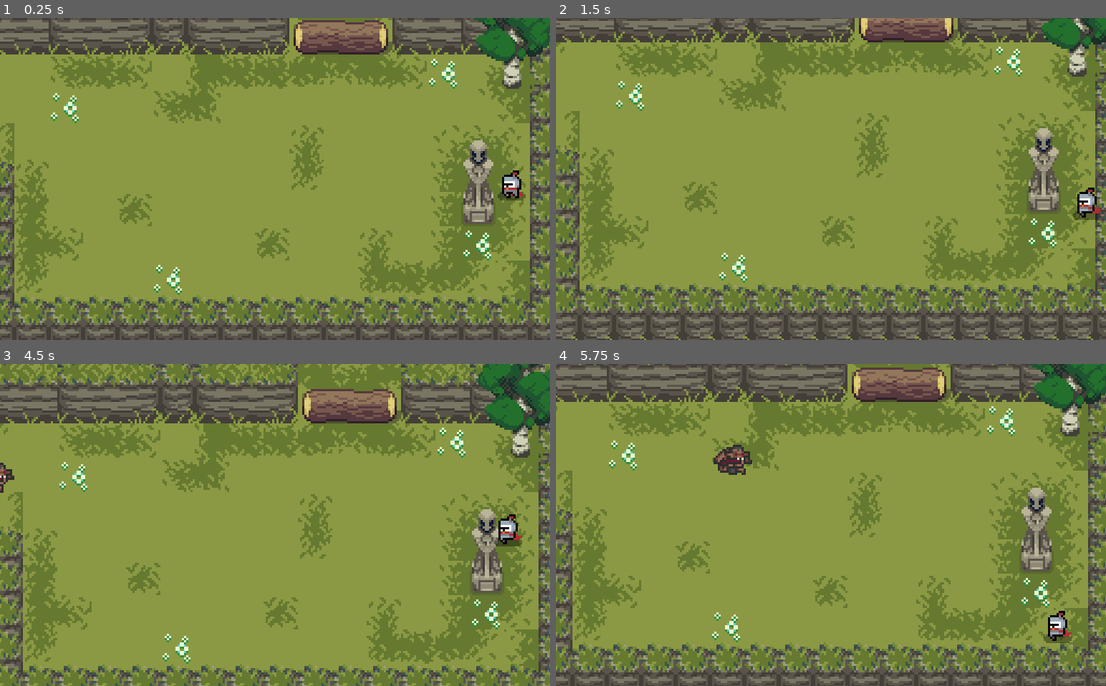
Above: before the commit, frames 1-4 (two rows, left to right).
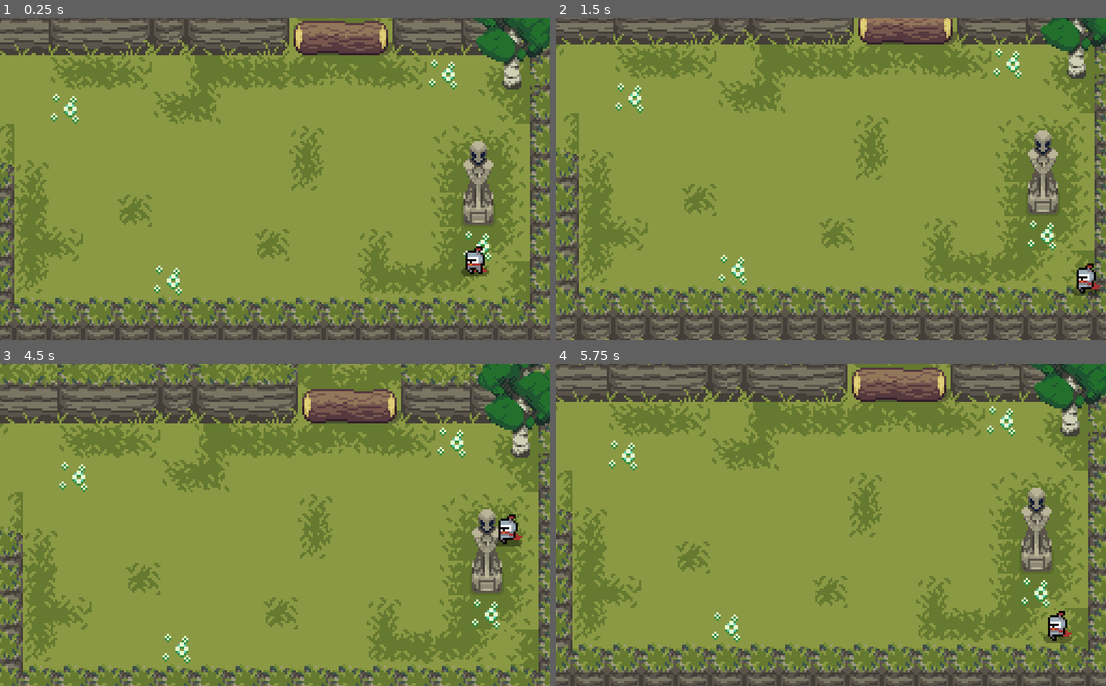
Above: after the commit, the same moments.

Repository: TilokSaha/metroidvania-2023
Game: Godot game, scene res://scenes/main/Map.tscn
The game is run twice, just before and just after one commit, with the same random seed, the same clock (stepped at 60 frames per second) and the same inputs.
Inputs (mouse positions are in pixels of both pictures, inside the frame that each line leads up to):
- Up to frame 1 (0.25 s): no input
- Up to frame 2 (1.5 s): move the mouse to (952, 162) at 0.52 s; press the mouse at (952, 162) at 0.53 s; hold Right (ui_right) 0.53-1.28 s; move the mouse to (721, 195) at 1.27 s; release the mouse at (721, 195) at 1.28 s; hold Down (ui_down) from 1.28 s (still down); tap T (shake) at 1.35 s
- Up to frame 3 (4.5 s): move the mouse to (330, 454) at 2.02 s; release Down (ui_down) at 2.03 s; press the mouse at (330, 454) at 2.03 s; hold Right (ui_right) 2.03-2.78 s; move the mouse to (247, 589) at 2.77 s; release the mouse at (247, 589) at 2.78 s; hold Up (ui_up) 2.78-3.53 s; tap T (shake) at 2.85, 4.35 s; move the mouse to (440, 573) at 3.52 s; press the mouse at (440, 573) at 3.53 s; hold Left (ui_left) from 3.53 s (still down); move the mouse to (110, 476) at 4.27 s; release the mouse at (110, 476) at 4.28 s
- Up to frame 4 (5.75 s): move the mouse to (858, 525) at 5.02 s; release Left (ui_left) at 5.03 s; press the mouse at (858, 525) at 5.03 s; hold Down (ui_down) from 5.03 s (still down)

The runs differ from the first frame. In frame 1, 6.8% of the frame differs, in the area x 0-100%, y 0-99%; in frame 2, 20%, in the area x 0-100%, y 0-100%; in frame 3, 0.1%; in frame 4, 0.5%.

Commit message:
boss idle and start running

Diff:
--- /dev/null
+++ b/entities/enemies/BossStateHalf.gd
@@ -0,0 +1 @@
+extends Node2D
--- a/entities/enemies/ForestBeastBoss.gd
+++ b/entities/enemies/ForestBeastBoss.gd
@@ -1,5 +1,7 @@
 extends Enemy
 
+func _ready():
+	set_physics_process(false)
 
 func _on_HitBox_body_entered(body):
 	if body.has_method("hurt"):
--- a/entities/enemies/ForestBeastBoss.tscn
+++ b/entities/enemies/ForestBeastBoss.tscn
@@ -12,6 +12,8 @@
 [ext_resource path="res://entities/enemies/ForestBossDead.gd" type="Script" id=10]
 [ext_resource path="res://scenes/common/assets/HitEffect.png" type="Texture" id=11]
 [ext_resource path="res://scenes/common/assets/EnemyDeathEffect.png" type="Texture" id=12]
+[ext_resource path="res://entities/enemies/BossStateHalf.gd" type="Script" id=13]
+[ext_resource path="res://entities/enemies/PlayerDetector.gd" type="Script" id=14]
 
 [sub_resource type="RectangleShape2D" id=10]
 extents = Vector2( 8, 6.5 )
@@ -97,6 +99,18 @@
 "method": "queue_free"
 } ]
 }
+tracks/3/type = "value"
+tracks/3/path = NodePath("HitBox/CollisionShape2D:disabled")
+tracks/3/interp = 1
+tracks/3/loop_wrap = true
+tracks/3/imported = false
+tracks/3/enabled = true
+tracks/3/keys = {
+"times": PoolRealArray( 0 ),
+"transitions": PoolRealArray( 1 ),
+"update": 1,
+"values": [ true ]
+}
 
 [sub_resource type="Animation" id=8]
 resource_name = "Idle"
@@ -177,6 +191,18 @@
 "update": 0,
 "values": [ 0 ]
 }
+tracks/3/type = "value"
+tracks/3/path = NodePath("HitBox/CollisionShape2D:disabled")
+tracks/3/interp = 1
+tracks/3/loop_wrap = true
+tracks/3/imported = false
+tracks/3/enabled = true
+tracks/3/keys = {
+"times": PoolRealArray( 0 ),
+"transitions": PoolRealArray( 1 ),
+"update": 0,
+"values": [ true ]
+}
 
 [sub_resource type="Animation" id=11]
 resource_name = "Run"
@@ -427,6 +453,8 @@
 "speed": 5.0
 } ]
 
+[sub_resource type="RectangleShape2D" id=51]
+
 [node name="ForestBeastBoss" instance=ExtResource( 2 )]
 collision_mask = 3
 script = ExtResource( 3 )
@@ -438,7 +466,7 @@
 shape = SubResource( 10 )
 
 [node name="AnimationPlayer" parent="." index="3"]
-autoplay = "Run"
+autoplay = "Idle"
 anims/Attack = SubResource( 20 )
 anims/Dead = SubResource( 36 )
 anims/Idle = SubResource( 8 )
@@ -478,7 +506,21 @@
 script = ExtResource( 10 )
 state_name = "Dead"
 
+[node name="BossStateHalf" type="Node2D" parent="BossStateMachine" index="4"]
+script = ExtResource( 13 )
+
 [node name="Effects" parent="." index="8"]
 frames = SubResource( 44 )
 
+[node name="PlayerDetector" type="Area2D" parent="." index="10"]
+collision_layer = 0
+collision_mask = 2
+script = ExtResource( 14 )
+
+[node name="CollisionShape2D" type="CollisionShape2D" parent="PlayerDetector" index="0"]
+scale = Vector2( 9.26261, 9.26261 )
+shape = SubResource( 51 )
+
 [connection signal="body_entered" from="HitBox" to="." method="_on_HitBox_body_entered"]
+[connection signal="body_entered" from="PlayerDetector" to="PlayerDetector" method="_on_PlayerDetector_body_entered"]
+[connection signal="entered" from="PlayerDetector" to="BossStateMachine/Run" method="_on_PlayerDetector_entered"]
--- a/entities/enemies/ForestBossAttack.gd
+++ b/entities/enemies/ForestBossAttack.gd
@@ -3,5 +3,5 @@
 
 func _process(_delta):
 	if is_instance_valid(player):
-		if (owner.position - player.position).length() < 16:
+		if (owner.position - player.position).length() < 16 and owner.health.health > 0:
 			set_state(state_name)
--- a/entities/enemies/ForestBossDead.gd
+++ b/entities/enemies/ForestBossDead.gd
@@ -2,5 +2,6 @@
 
 
 func _process(_delta):
-	if owner.health.health == 0:
+	if owner.health.health <= 0:
+		owner.set_physics_process(false)
 		set_state(state_name)
--- a/entities/enemies/ForestBossRun.gd
+++ b/entities/enemies/ForestBossRun.gd
@@ -1,7 +1,14 @@
 extends State
+
+var in_range:bool = false
+
 
 
 func _process(_delta):
-	if is_instance_valid(player):
+	if is_instance_valid(player) and in_range:
 		if (owner.position - player.position).length() > 16 and owner.health.health > 0:
 			set_state(state_name)
+
+
+func _on_PlayerDetector_entered():
+	in_range = true
--- /dev/null
+++ b/entities/enemies/PlayerDetector.gd
@@ -0,0 +1,9 @@
+extends Area2D
+
+
+signal entered
+
+
+func _on_PlayerDetector_body_entered(body):
+	owner.set_physics_process(true)
+	emit_signal("entered")
--- a/scenes/main/Map.tscn
+++ b/scenes/main/Map.tscn
@@ -1,9 +1,10 @@
-[gd_scene load_steps=8 format=2]
+[gd_scene load_steps=9 format=2]
 
 [ext_resource path="res://scenes/overworld/ForestStartingArea.tscn" type="PackedScene" id=1]
 [ext_resource path="res://entities/player/Player.tscn" type="PackedScene" id=2]
 [ext_resource path="res://entities/enemies/ForestBeastBoss.tscn" type="PackedScene" id=3]
 [ext_resource path="res://scenes/overworld/ForestBossArea.tscn" type="PackedScene" id=4]
+[ext_resource path="res://scenes/main/SpawnPoint.gd" type="Script" id=5]
 [ext_resource path="res://globals/singletons/camera_settings.tscn" type="PackedScene" id=6]
 
 [sub_resource type="NavigationPolygon" id=1]
@@ -37,7 +38,11 @@
 position = Vector2( -432, -96 )
 
 [node name="Player" parent="." instance=ExtResource( 2 )]
-position = Vector2( 248, 92 )
+position = Vector2( 231, 127 )
 
 [node name="ForestBeastBoss" parent="." instance=ExtResource( 3 )]
 position = Vector2( -310, 42 )
+
+[node name="SpawnPoint" type="Position2D" parent="."]
+position = Vector2( 193, 115 )
+script = ExtResource( 5 )
--- /dev/null
+++ b/scenes/main/SpawnPoint.gd
@@ -0,0 +1,17 @@
+extends Position2D
+
+onready var player = preload("res://entities/player/Player.tscn")
+onready var camera_settings = $"../camera_settings"
+onready var forest_beast_boss = $"../ForestBeastBoss"
+
+func _ready():
+	owner.find_node("Player").health.connect("dead", self, "_respawn")
+
+
+func _respawn():
+	get_tree().change_scene("res://scenes/main/Map.tscn")
+#	var new_player = player.instance()
+#	get_tree().current_scene.call_deferred("add_child", new_player)
+#	new_player.position = position
+#	camera_settings.find_node("Camera2D").player_position = new_player
+#	forest_beast_boss.player = new_player
Not shown: 1 places in entities/enemies/ForestBeastBoss.tscn that only renumber resources
